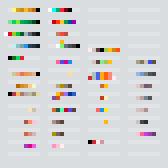
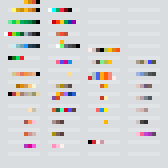
Before/after of a 168 × 168 layered artwork. What changed in the layer stack:
added layer "guitar" in group "Colors" over [24, 0, 40, 4]
